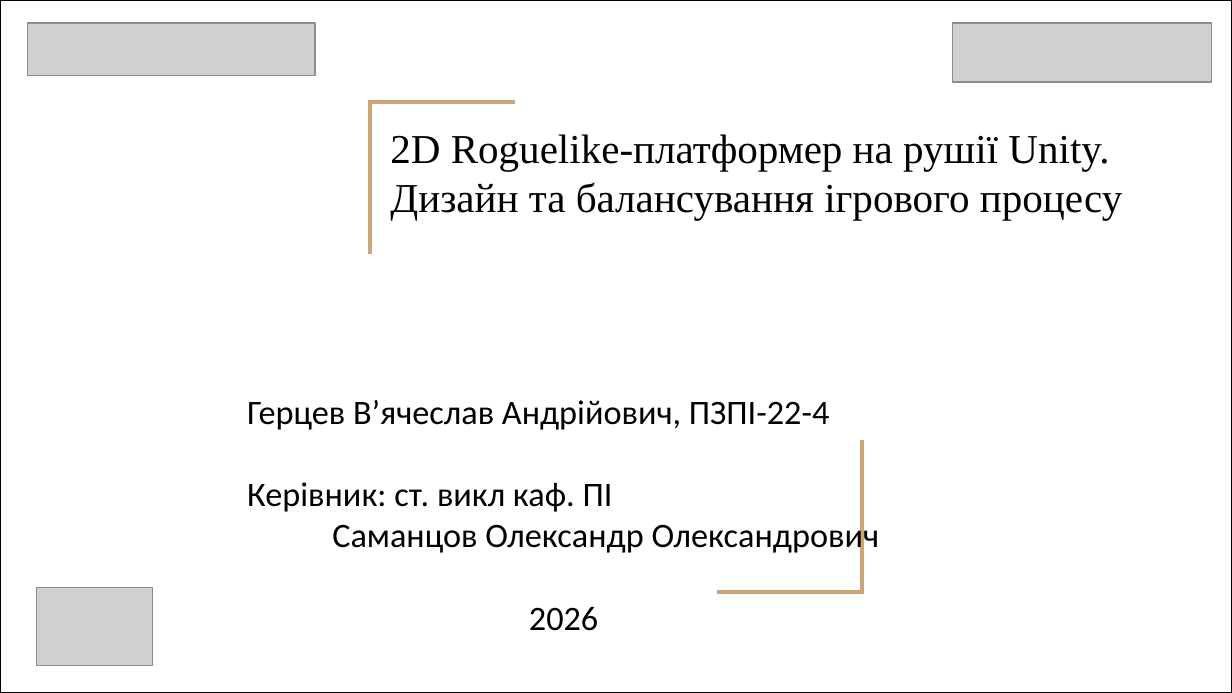
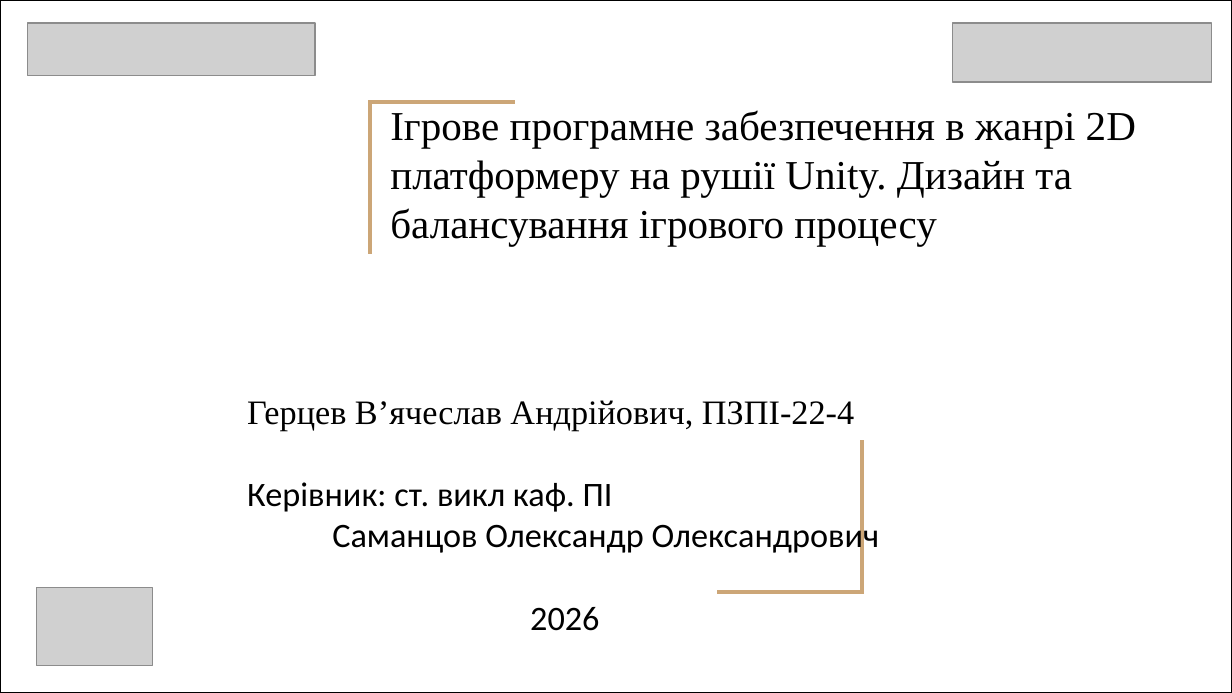
Before and after one commit to NureHertsevViacheslav/2026_B_PI_PZPI-22-4_Hertsev_V_A, a slide deck: slide 1 of 2026_Б_ПІ_ПЗПІ-22-4_Герцев_В_А.pptx. Drawn at 1232x693 pixels with LibreOffice and Linux fonts; fonts in the diff are those of the drawing; grey boxes stand for pictures. Boxes give left, top, right and bottom in pixels: in the first picture for what was removed or moved away, otherwise in the second. Text is boxed around its words. In the diff, an @@ line names an element or a change of style, - is before the commit and + after.

```diff
--- a/2026_Б_ПІ_ПЗПІ-22-4_Герцев_В_А.pptx
+++ b/2026_Б_ПІ_ПЗПІ-22-4_Герцев_В_А.pptx
@@ title at [390,110,1136,246]: text changed @@
-2D Roguelike-платформер на рушії Unity.
-Дизайн та балансування ігрового процесу
+Ігрове програмне забезпечення в жанрі 2D платформеру на рушії Unity. Дизайн та балансування ігрового процесу
@@ subtitle at [247,400,854,431]: font Calibri to Times New Roman in "Герцев В’ячеслав Андрійович, ПЗПІ-22-4" @@
```
Also in this commit, not shown: 4 other slides changed.
